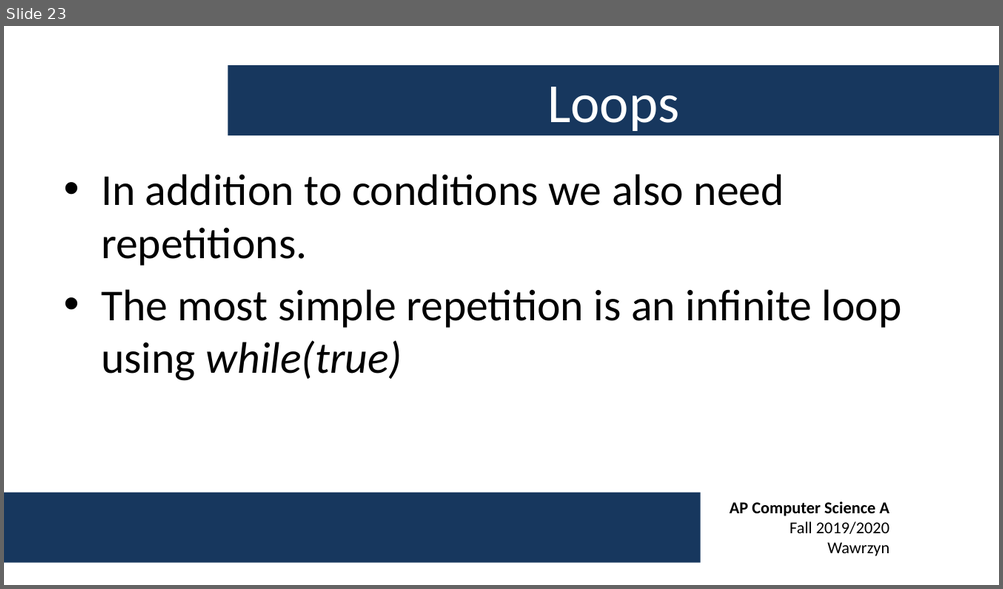
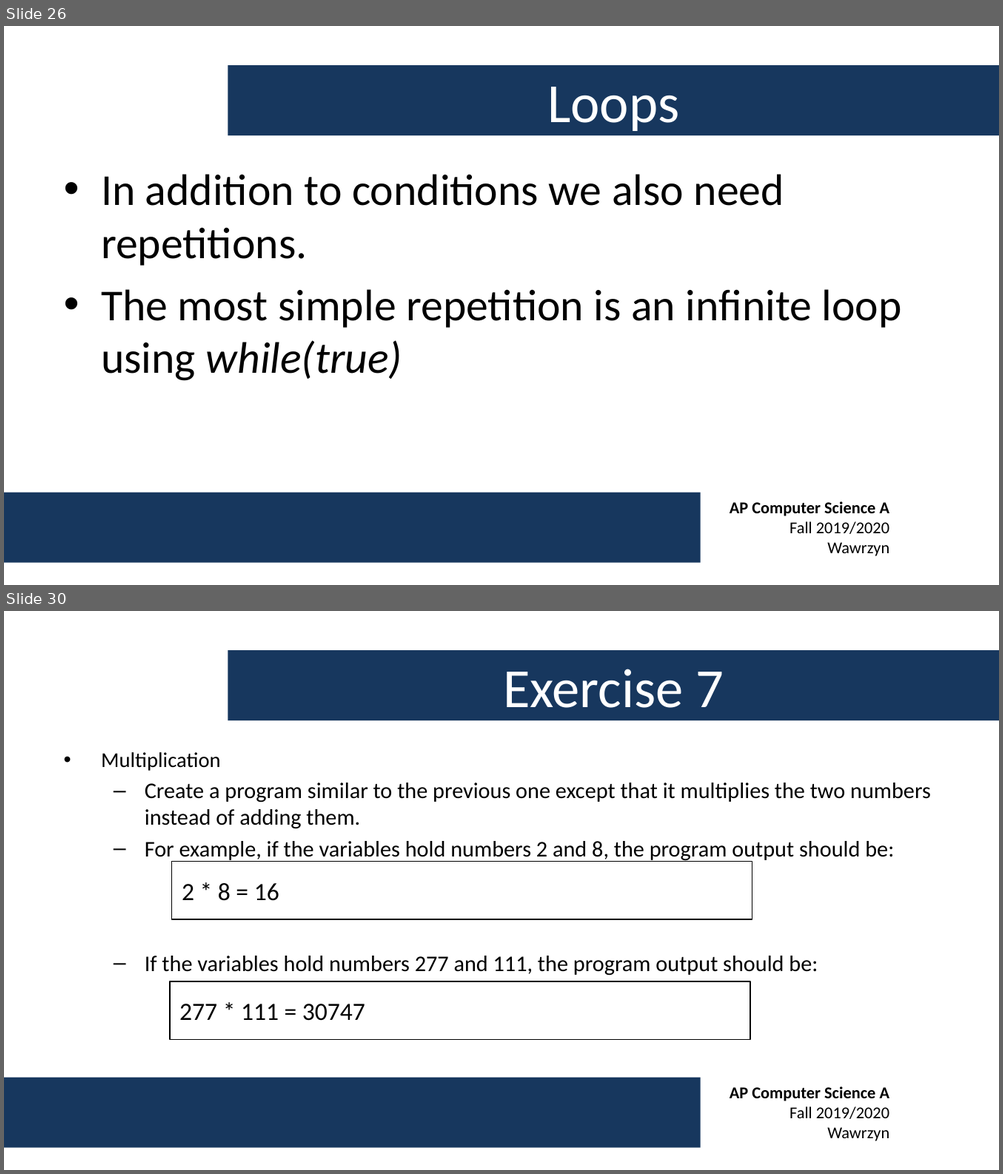
Before and after one commit to swawrzyn/shtcs-ap-cs-fall-2019, a slide deck: Week 1/AP CS A - Week 1 Lecture.pptx. Shown one above the other, each under a label of ours: slide 23 before the commit, slides 26 and 30 after it; the slides between them are not shown. The pictures are 1003x589 and 1003x1174 pixels, drawn with LibreOffice and Linux fonts; fonts in the diff are those of the drawing; background and template pictures are left out. Boxes give left, top, right and bottom in pixels: in the first picture for what was removed or moved away, otherwise in the second. Text is boxed around its words. In the diff, an @@ line names an element or a change of style, - is before the commit and + after.

```diff
--- a/Week 1/AP CS A - Week 1 Lecture.pptx
+++ b/Week 1/AP CS A - Week 1 Lecture.pptx
@@ slide 30 added at (x1=4, y1=611, x2=999, y2=1170), background #FFFFFF; not listed: 2 template elements that a slide beside it also shows @@
@@ title added at (x1=227, y1=651, x2=999, y2=721), fill #17375E, 40 pt, text #FFFFFF @@
+Exercise 7
@@ text added at (x1=101, y1=752, x2=930, y2=976), 16.1 pt, text #000000 @@
+• Multiplication
+  – Create a program similar to the previous one except that it multiplies the two numbers instead of adding them.
+  – For example, if the variables hold numbers 2 and 8, the program output should be:
+  – If the variables hold numbers 277 and 111, the program output should be:
@@ rectangle added at (x1=172, y1=862, x2=752, y2=920), fill #FFFFFF, outline #000000 0.75 pt, 18 pt, text #000000 @@
+2 * 8 = 16
@@ rectangle added at (x1=170, y1=982, x2=750, y2=1039), fill #FFFFFF, outline #000000 0.75 pt, 18 pt, text #000000 @@
+277 * 111 = 30747
@@ what was slide 23 is now slide 26 @@
```
Also in this commit, not shown: 6 other slides added.
